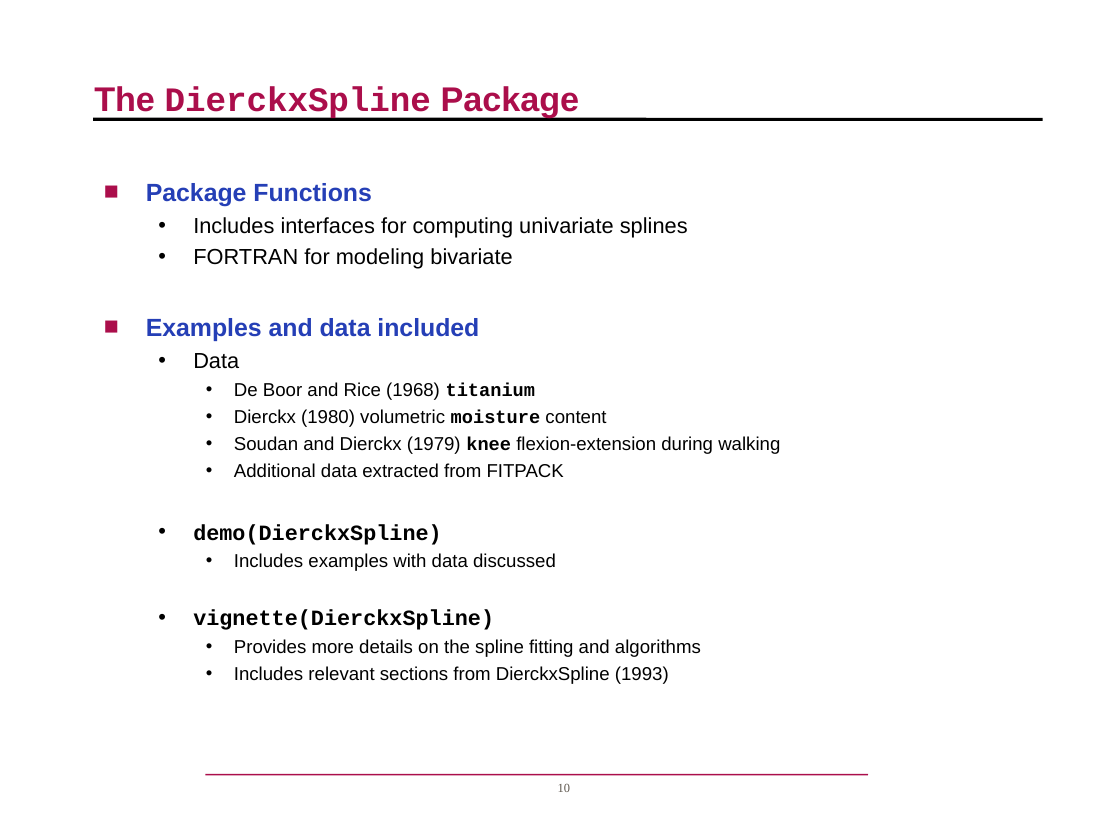
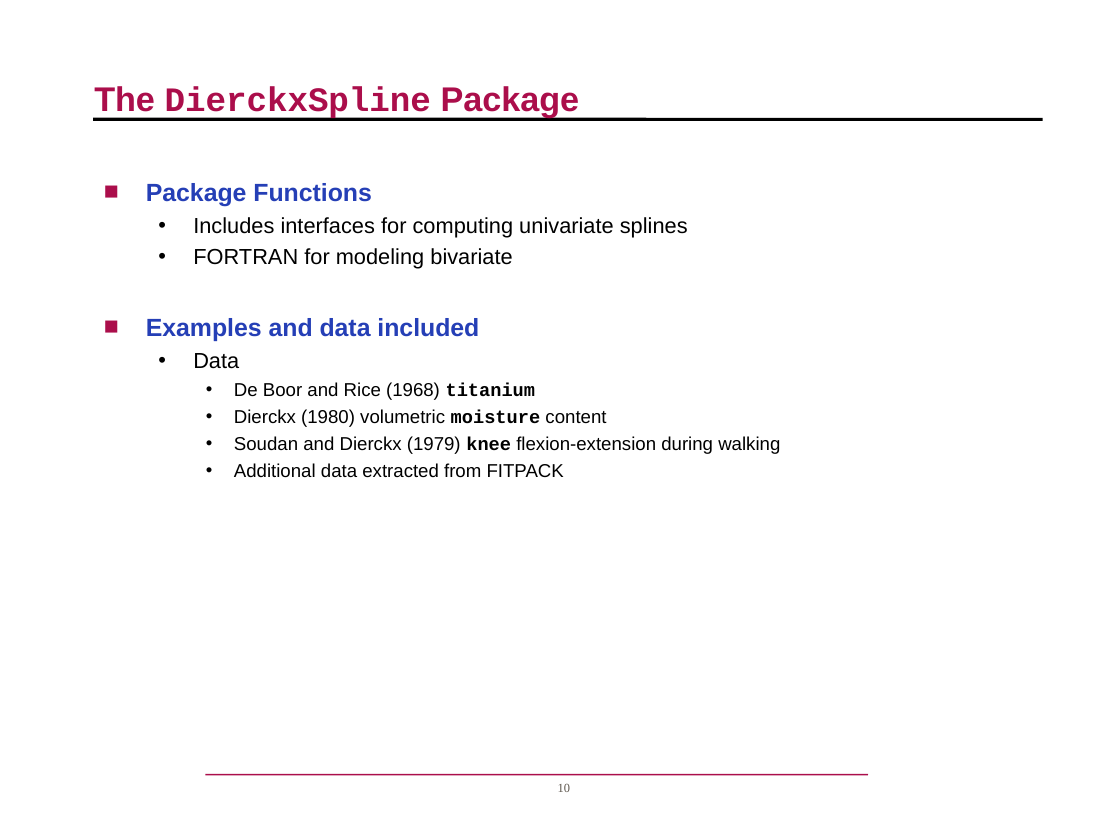
Before and after one commit to cran/DierckxSpline, a slide deck: slide 10 of inst/jsm2007/DierckxSpline_JSM2007.ppt. Drawn at 1120x840 pixels with LibreOffice and Linux fonts; fonts in the diff are those of the drawing; background and template pictures are left out. Boxes give left, top, right and bottom in pixels: in the first picture for what was removed or moved away, otherwise in the second. Text is boxed around its words. In the diff, an @@ line names an element or a change of style, - is before the commit and + after.

```diff
--- a/inst/jsm2007/DierckxSpline_JSM2007.ppt
+++ b/inst/jsm2007/DierckxSpline_JSM2007.ppt
@@ text at (193, 553, 701, 684): paragraphs removed @@
-  • demo(DierckxSpline)
-    • Includes examples with data discussed
-  • vignette(DierckxSpline)
-    • Provides more details on the spline fitting and algorithms
-    • Includes relevant sections from DierckxSpline (1993)
```
Also in this commit, not shown: 2 other slides changed, 23 other files.
